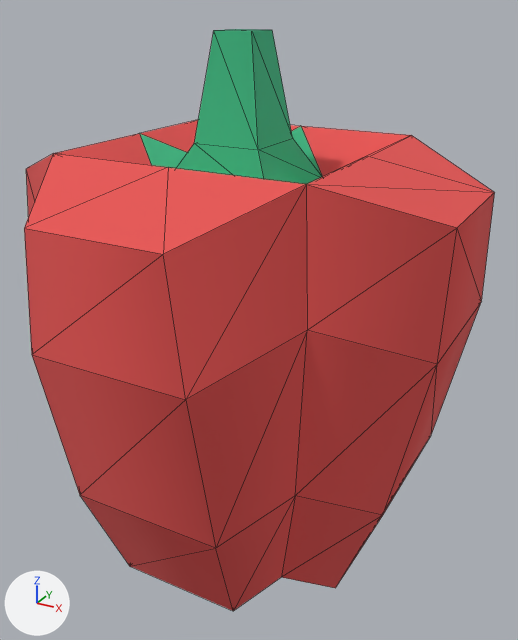
A saved change to the glTF model public/assets/models/food/paprika.GLB.
Before and after are seen from a 50 mm camera at (0.13, -0.226, 0.207) aimed at (0.006, 0.0, 0.094). The axes (+X, +Y, +Z) are drawn at lower left. The lights are the same throughout. Mesh edges are drawn as thin lines.

In view in the first picture: 'paprika'.
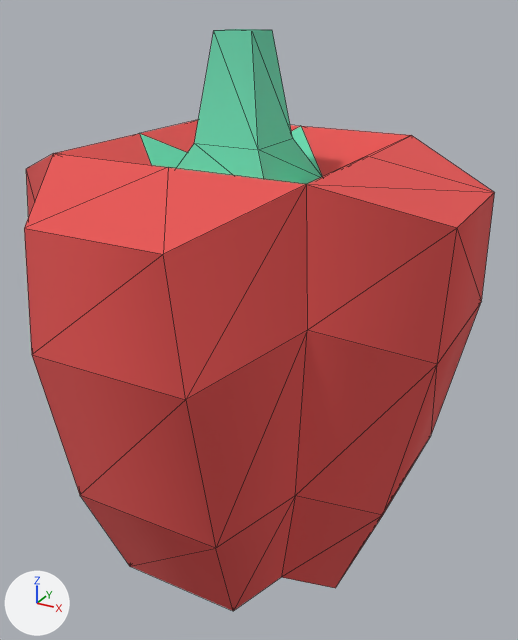
The newer file is also turned or shifted as a whole; pictures and numbers use the older file's frame.

Pixel boxes (x1, y1, x2, y2) of what changed, in the pictures (518 x 640 px):
'paprika', recoloured
    both: (138, 29, 324, 186)

The edits, one by one:
Material 'green.162' (mat_green_162) is new.
Its base color is (0.145, 0.708, 0.443) (green #6adbb2).
Its roughness is 1.0.
me_mesh_paprika_001 has 68 vertices, 132 faces and spans x -0.084..0.084, y -0.084..0.084, z 0.0..0.199.
me_mesh_paprika_001 no longer uses material mat_green_113 (green #6adbb2).
me_mesh_paprika_001 now uses material mat_green_162 (green #6adbb2).
